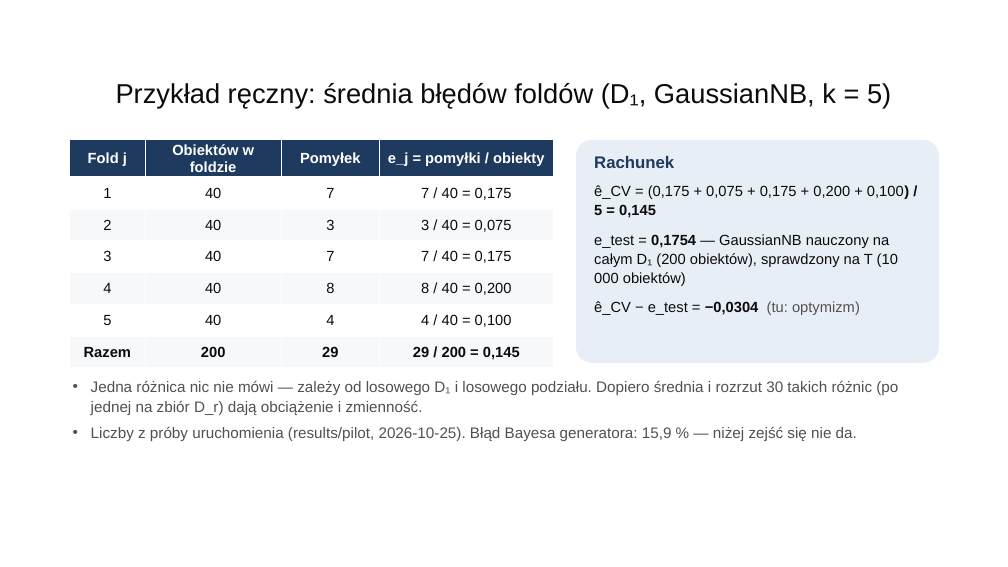
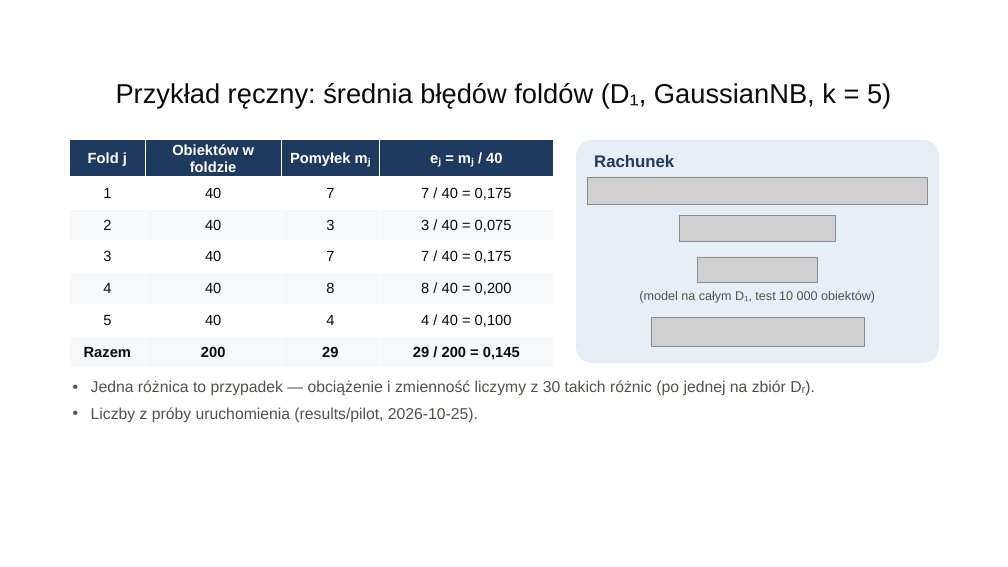
Before and after one commit to FylyppS/rozpoznawanie-wzorcow, a slide deck: slide 6 of etap1/slajdy-etap1.pptx. Drawn at 1008x567 pixels with LibreOffice and Linux fonts; fonts in the diff are those of the drawing; grey boxes stand for pictures; background and template pictures are left out. Boxes give left, top, right and bottom in pixels: in the first picture for what was removed or moved away, otherwise in the second. Text is boxed around its words. In the diff, an @@ line names an element or a change of style, - is before the commit and + after.

```diff
--- a/etap1/slajdy-etap1.pptx
+++ b/etap1/slajdy-etap1.pptx
@@ table at bbox=[70, 140, 554, 364] @@
-row 1, column 3: Pomyłek
+row 1, column 3: Pomyłek mⱼ
-row 1, column 4: e_j = pomyłki / obiekty
+row 1, column 4: eⱼ = mⱼ / 40
@@ text "Rachunek" at bbox=[594, 155, 674, 167]: less space between paragraphs @@
@@ picture added at bbox=[588, 178, 928, 204] @@
@@ text at bbox=[594, 185, 909, 315]: paragraphs removed @@
-ê_CV = (0,175 + 0,075 + 0,175 + 0,200 + 0,100) / 5 = 0,145
-e_test = 0,1754 — GaussianNB nauczony na całym D₁ (200 obiektów), sprawdzony na T (10 000 obiektów)
-ê_CV − e_test = −0,0304 (tu: optymizm)
@@ picture added at bbox=[679, 216, 836, 241] @@
@@ picture added at bbox=[697, 257, 818, 283] @@
@@ text added at bbox=[639, 290, 875, 303], 12 pt, text #52514E @@
+(model na całym D₁, test 10 000 obiektów)
@@ picture added at bbox=[651, 318, 864, 346] @@
@@ text at bbox=[91, 380, 815, 423]: text changed; size 14.5 to 15 pt @@
-• Jedna różnica nic nie mówi — zależy od losowego D₁ i losowego podziału. Dopiero średnia i rozrzut 30 takich różnic (po jednej na zbiór D_r) dają obciążenie i zmienność.
-• Liczby z próby uruchomienia (results/pilot, 2026-10-25). Błąd Bayesa generatora: 15,9 % — niżej zejść się nie da.
+• Jedna różnica to przypadek — obciążenie i zmienność liczymy z 30 takich różnic (po jednej na zbiór Dᵣ).
+• Liczby z próby uruchomienia (results/pilot, 2026-10-25).
```
Also in this commit, not shown: 8 other slides changed, 1 slide added, 2 slides removed, 2 other files.
